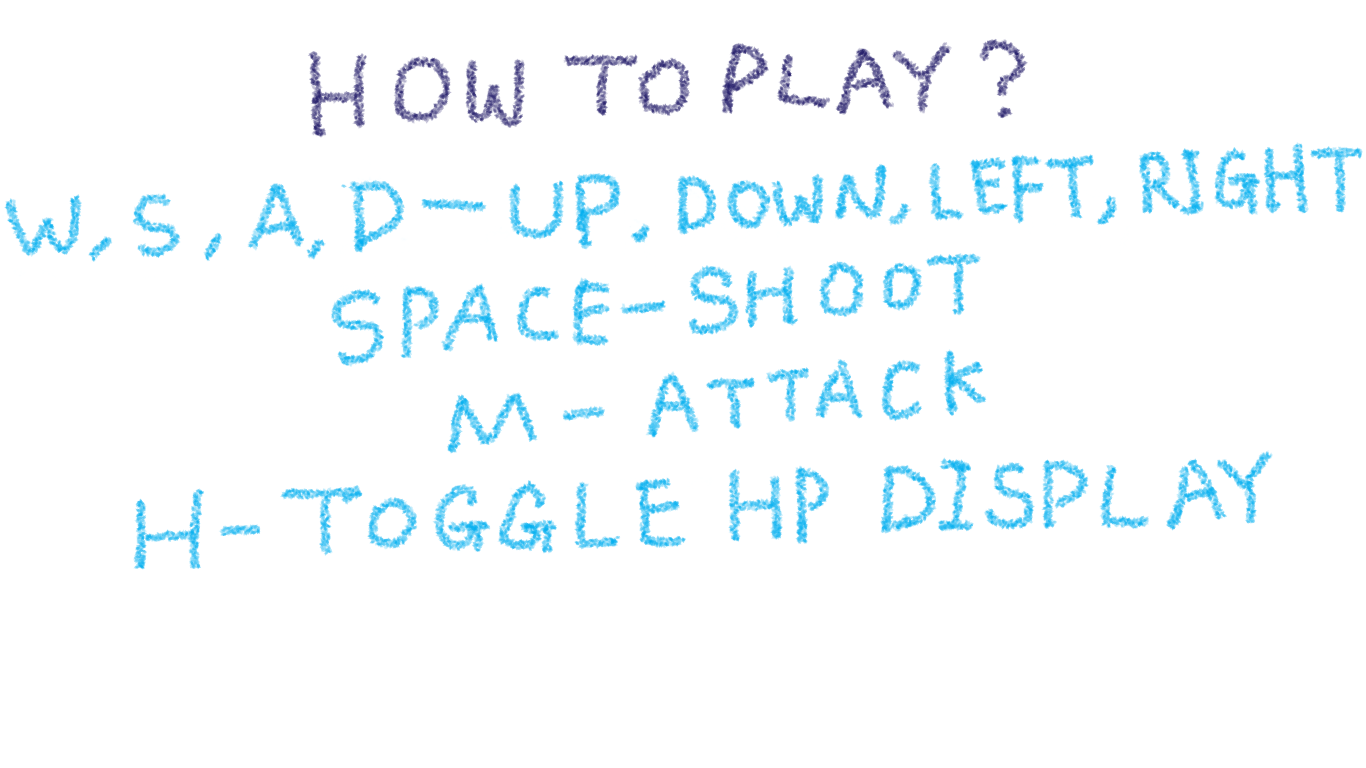
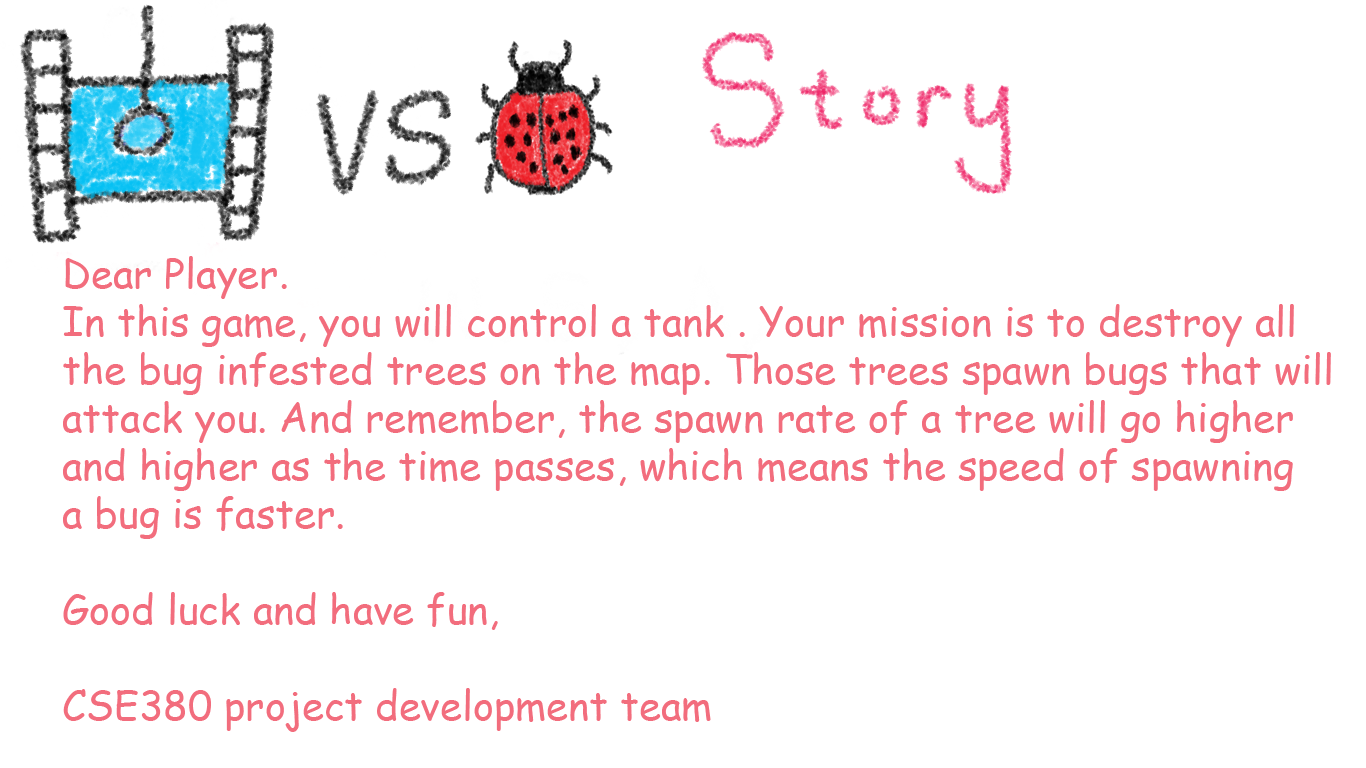
Layer changes from the first 1366x768 image to the second:
added layer "Dear Player. In this game, you will control a tank . Your missi" above "Layer 12" over [63, 256, 1331, 732]
added layer "Layer 12" above "Layer 11" over [53, 242, 404, 308]
added layer "Layer 11" above "Layer 10" over [701, 31, 1012, 195]
hid "Layer 9" over [133, 450, 1273, 570]
hid "Layer 8" over [2, 142, 1363, 554]
hid "Layer 7" over [307, 38, 1028, 321]
showed "Layer 3" over [2, 4, 768, 355]
showed "Layer 2" over [316, 89, 452, 196]
showed "Layer 1" over [131, 4, 613, 196]
